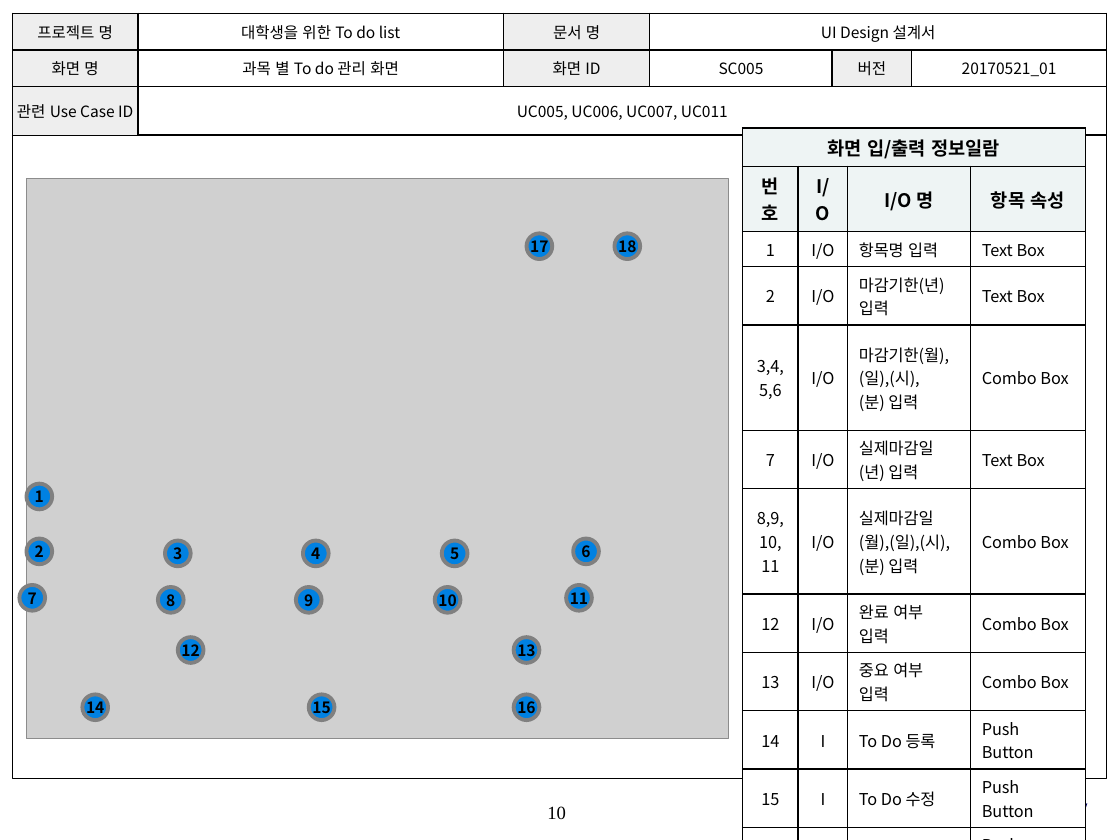
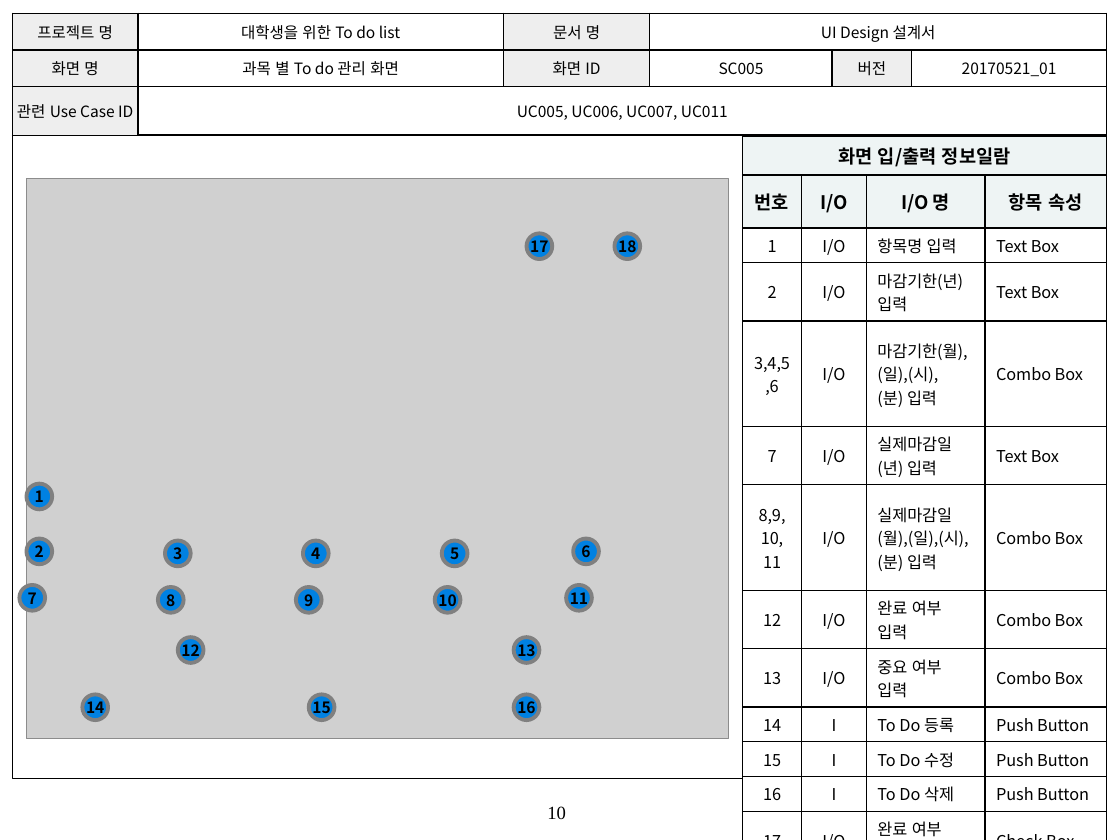
Before and after one commit to SE-admin/SE2017_4_tuna, a slide deck: slide 10 of doc/3_ 설계서/UI Design 설계서.pptx. Drawn at 1120x840 pixels with LibreOffice and Linux fonts; fonts in the diff are those of the drawing; grey boxes stand for pictures; background and template pictures are left out. Boxes give left, top, right and bottom in pixels: in the first picture for what was removed or moved away, otherwise in the second. Text is boxed around its words. In the diff, an @@ line names an element or a change of style, - is before the commit and + after.

```diff
--- a/doc/3_ 설계서/UI Design 설계서.pptx
+++ b/doc/3_ 설계서/UI Design 설계서.pptx
@@ table at bbox=[743, 137, 1108, 840] @@
-row 7, column 1: 8,9,10, / 11
+row 7, column 1: 8,9, / 10, / 11
@@ table: place and size @@
-table at bbox=[743, 128, 1085, 821]
+table at bbox=[743, 137, 1108, 840]
```
Also in this commit, not shown: 6 other slides changed, 2 slides added.
